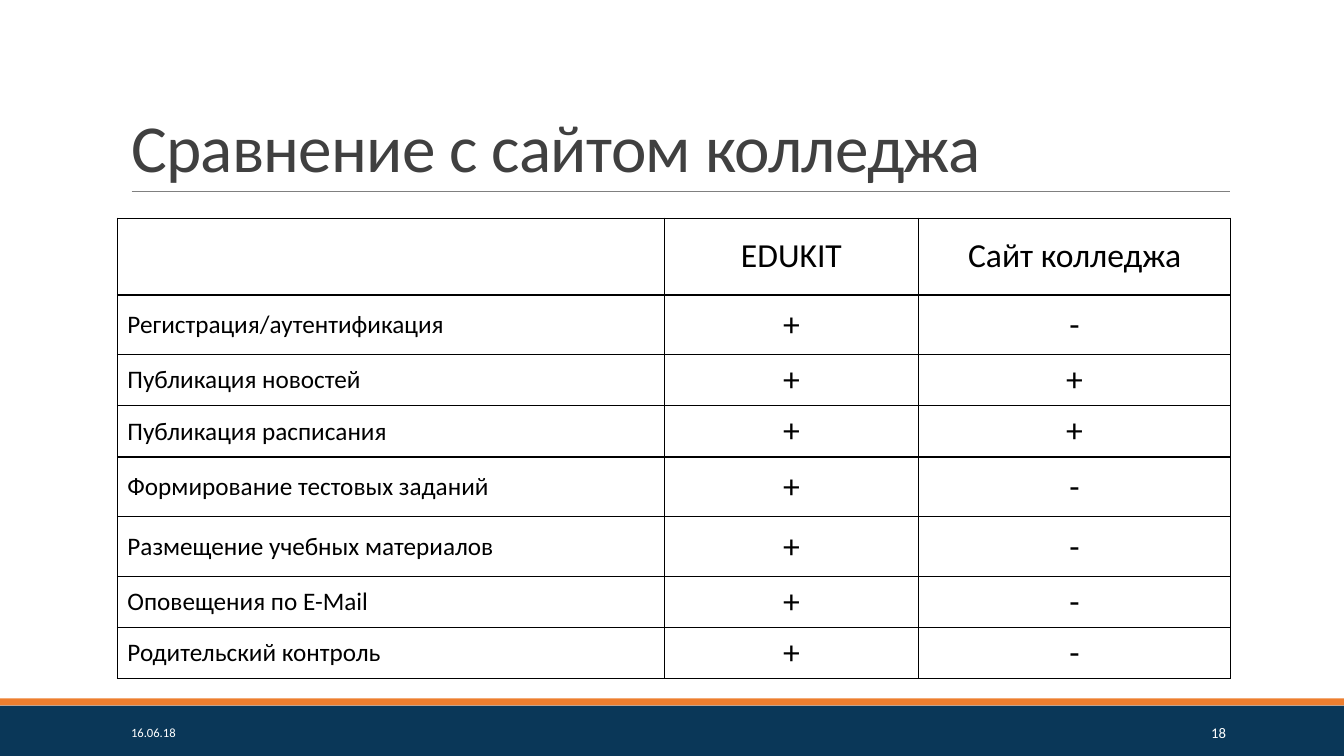
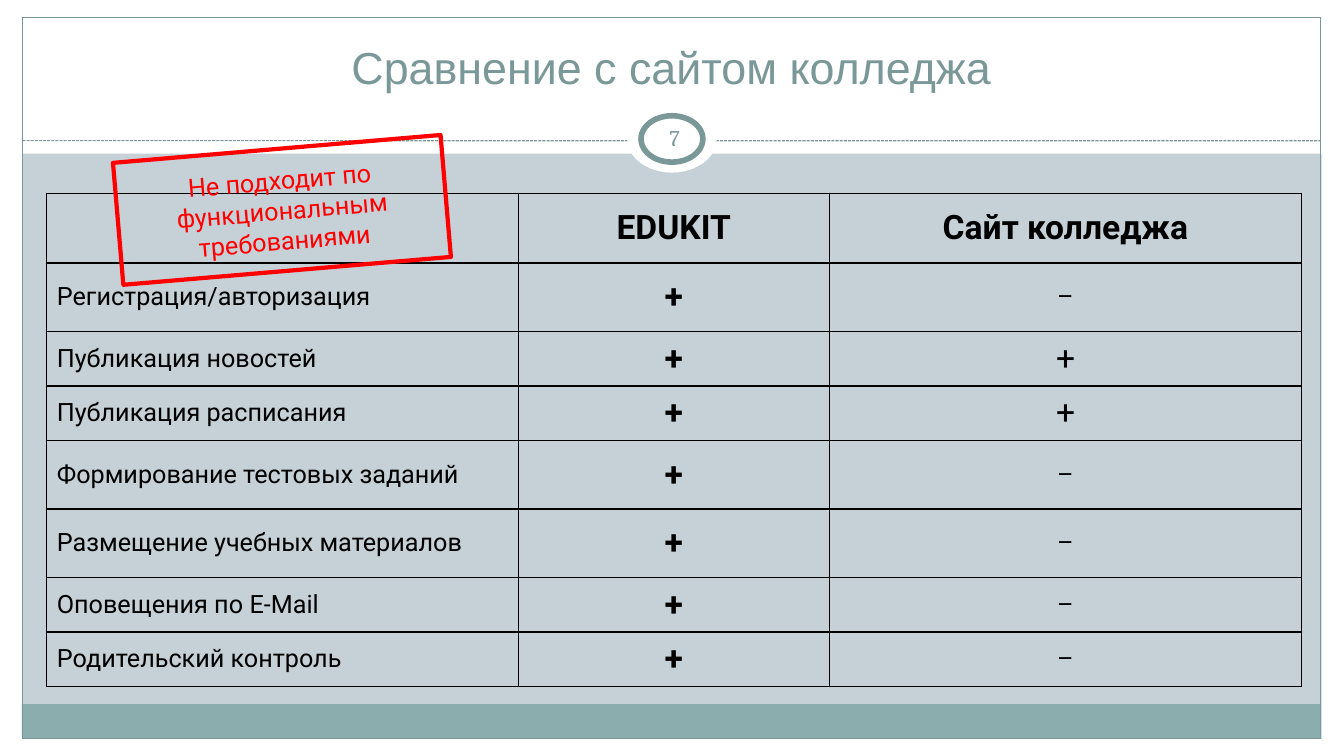
Before and after one commit to pmswga/ISC-EDUKIT, a slide deck: slide 7 of docs/15. ПЗ. ГЧ. Презентация.pptx (slide 18 before the commit). Drawn at 1344x756 pixels with LibreOffice and Linux fonts; fonts in the diff are those of the drawing. Boxes give left, top, right and bottom in pixels: in the first picture for what was removed or moved away, otherwise in the second. Text is boxed around its words. In the diff, an @@ line names an element or a change of style, - is before the commit and + after.

```diff
--- a/docs/15. ПЗ. ГЧ. Презентация.pptx
+++ b/docs/15. ПЗ. ГЧ. Презентация.pptx
@@ background #FFFFFF to #C5D1D7 @@
@@ rectangle added at (0,0,1344,153), fill #FFFFFF @@
@@ rectangle added at (0,0,22,756), fill #FFFFFF @@
@@ rectangle added at (22,17,1321,739), outline #7C999A 0.75 pt @@
@@ title "Сравнение с сайтом колледжа": place and size @@
-title "Сравнение с сайтом колледжа" at (131,126,980,183)
+title "Сравнение с сайтом колледжа" at (351,51,991,93)
@@ title "Сравнение с сайтом колледжа" at (351,51,991,93): size 48 to 32 pt, font Calibri to Arial, text colour #404040 to #7C999A, letter spacing -0.5 to 0 pt; alignment left to centre; line spacing 0.85 to 1; vertical alignment bottom to middle @@
@@ rectangle added at (1322,0,1344,756), fill #FFFFFF @@
@@ ellipse added at (627,106,717,173), fill #FFFFFF @@
@@ ellipse added at (641,116,703,162), fill #FFFFFF, outline #7C999A 4 pt @@
@@ line moved from (132, 192) - (1231, 192) to (22, 141) - (1321, 141) @@
@@ line (22, 141) - (1321, 141): stroke #808080 0.5 pt to #7C999A 0.75 pt dashed @@
@@ rectangle added at (113,135,451,285), outline #FF0000 3 pt, 18 pt, text #FF0000 @@
+Не подходит по функциональным требованиями
@@ page number added at (669,131,680,146), 16 pt, text #7C999A @@
+7
@@ table at (46,194,1302,687) @@
-row 2, column 1: Регистрация/аутентификация
+row 2, column 1: Регистрация/авторизация
-row 2, column 3: -
+row 2, column 3: –
-row 5, column 3: -
+row 5, column 3: –
-row 6, column 3: -
+row 6, column 3: –
-row 7, column 3: -
+row 7, column 3: –
-row 8, column 3: -
+row 8, column 3: –
@@ font Calibri to Roboto in "EDUKIT", "Сайт колледжа", "+", "Публикация новостей" and 13 more places @@
@@ bold on in "EDUKIT", "Сайт колледжа", "+", "+" and 5 more places @@
@@ table: place and size @@
-table at (117,218,1231,676)
+table at (46,194,1302,687)
@@ rectangle: place and size @@
-rectangle at (0,706,1344,756)
+rectangle at (22,705,1321,739)
@@ rectangle at (22,705,1321,739): fill #0A3758 to #8CADAE @@
@@ rectangle: place and size @@
-rectangle at (0,699,1344,706)
+rectangle at (0,739,1344,756)
@@ rectangle at (0,739,1344,756): fill #ED7E2F to #FFFFFF @@
@@ text removed at (131,728,176,737) @@
-16.06.18
@@ page number removed at (1211,728,1226,738) @@
-18
```
Also in this commit, not shown: 5 other slides changed, 7 slides added, 19 slides removed, 11 other files.
